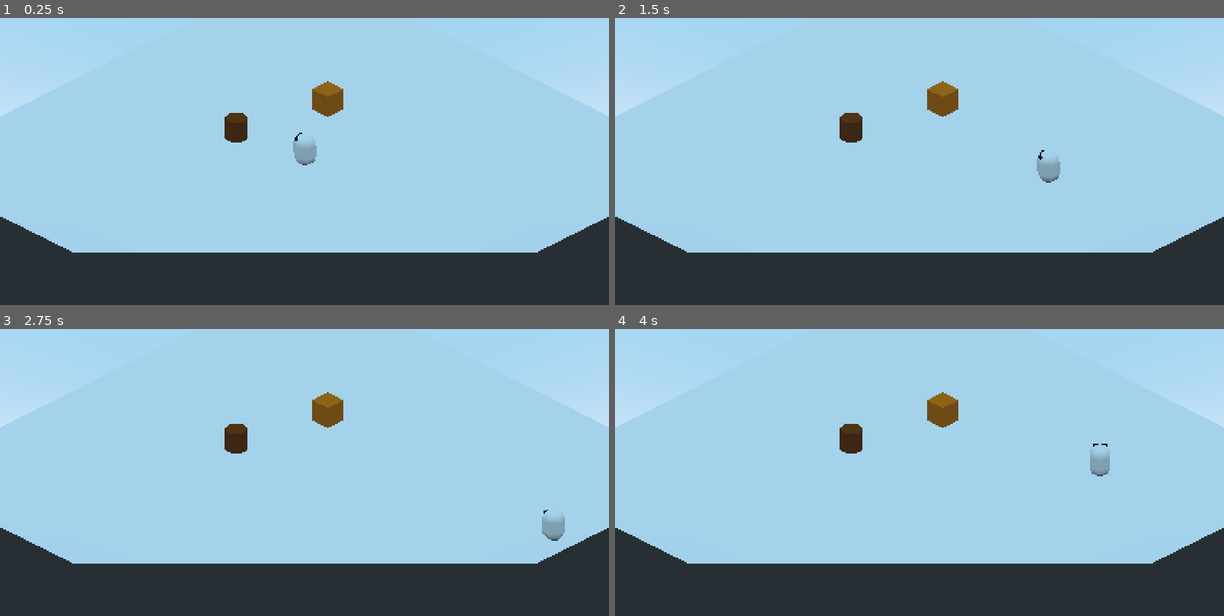
Above: before the commit, frames 1-4 (two rows, left to right).
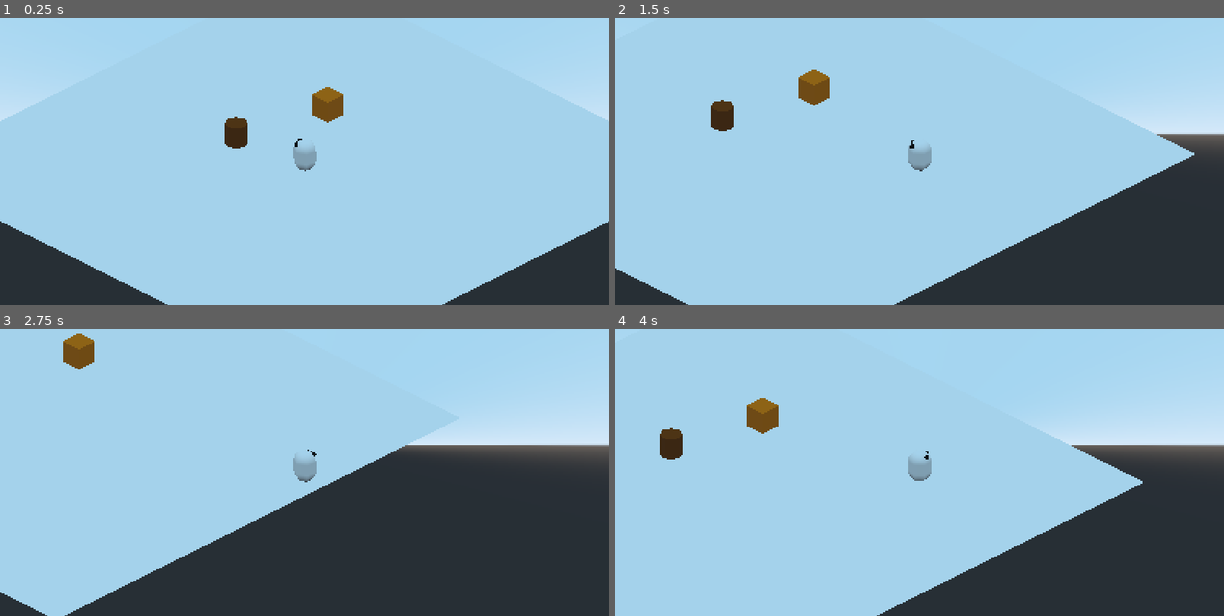
Above: after the commit, the same moments.

Repository: guilhermehto/ludum-dare-46
Game: Godot game, scene res://Game.tscn
Two runs of this game, one before a commit and one after it. Both use one fixed random seed, a clock stepped at 60 frames per second and the inputs below.
Inputs (mouse positions are in pixels of both pictures, inside the frame that each line leads up to):
- Up to frame 1 (0.25 s): no input
- Up to frame 2 (1.5 s): tap Enter at 0.5 s; move the mouse to (1053, 115) at 0.52 s; hold D (move_right) 0.53-1.28 s; move the mouse to (797, 150) at 1.27 s; hold S (move_down) from 1.28 s (still down)
- Up to frame 3 (2.75 s): move the mouse to (365, 369) at 2.02 s; release S (move_down) at 2.03 s; hold D (move_right) from 2.03 s (still down)
- Up to frame 4 (4 s): move the mouse to (889, 512) at 2.77 s; release D (move_right) at 2.78 s; hold W (move_up) 2.78-3.53 s; move the mouse to (1102, 495) at 3.52 s; hold A (move_left) from 3.53 s (still down)

The runs differ from the first frame. In frame 1, 13% of the frame differs, in the area x 0-100%, y 21-100%; in frame 2, 21%; in frame 3, 29%, in the area x 0-100%, y 1-100%; in frame 4, 24%.

Commit message:
Added camera follow script

Diff:
--- a/Game.tscn
+++ b/Game.tscn
@@ -27,11 +27,6 @@
 [node name="Bonfire" parent="MeshInstance" instance=ExtResource( 3 )]
 transform = Transform( 1, 0, 0, 0, 1, 0, 0, 0, 1, -5.65685, 1, -8.48528 )
 
-[node name="Camera" type="Camera" parent="."]
-transform = Transform( 1, 0, 0, 0, 0.866025, 0.5, 0, -0.5, 0.866025, 0, 9, 10 )
-projection = 1
-size = 30.0
-
 [node name="Player" parent="." instance=ExtResource( 1 )]
 
 [node name="Tree" parent="." instance=ExtResource( 4 )]
--- /dev/null
+++ b/actors/player/Camera.gd
@@ -0,0 +1,13 @@
+extends Camera
+
+var z_difference : float
+
+func _ready() -> void:
+	set_as_toplevel(true)
+	z_difference = translation.z
+
+func _process(delta: float) -> void:
+	var target_pos = get_parent().global_transform.origin
+	target_pos.y = global_transform.origin.y
+	target_pos.z = target_pos.z + z_difference
+	global_transform.origin = target_pos
--- /dev/null
+++ b/actors/player/Camera.tscn
@@ -0,0 +1,6 @@
+[gd_scene format=2]
+
+[node name="Camera" type="Camera"]
+transform = Transform( 1, 0, 0, 0, 0.866025, 0.5, 0, -0.5, 0.866025, 0, 9, 10 )
+projection = 1
+size = 30.0
--- a/actors/player/Player.tscn
+++ b/actors/player/Player.tscn
@@ -1,6 +1,8 @@
-[gd_scene load_steps=6 format=2]
+[gd_scene load_steps=8 format=2]
 
 [ext_resource path="res://actors/player/Player.gd" type="Script" id=1]
+[ext_resource path="res://actors/player/Camera.tscn" type="PackedScene" id=2]
+[ext_resource path="res://actors/player/Camera.gd" type="Script" id=3]
 
 [sub_resource type="CapsuleMesh" id=1]
 radial_segments = 6
@@ -31,3 +33,10 @@
 transform = Transform( -4.37114e-08, 0, 1, 0, 1, 0, -1, 0, -4.37114e-08, 0, 2.76926, -0.34126 )
 mesh = SubResource( 3 )
 material/0 = SubResource( 4 )
+
+[node name="Camera" parent="." instance=ExtResource( 2 )]
+transform = Transform( 1, 0, 0, 0, 0.866025, 0.5, 0, -0.5, 0.866025, 0, 30.4698, 46.2337 )
+current = true
+near = 0.01
+far = 1301.3
+script = ExtResource( 3 )
